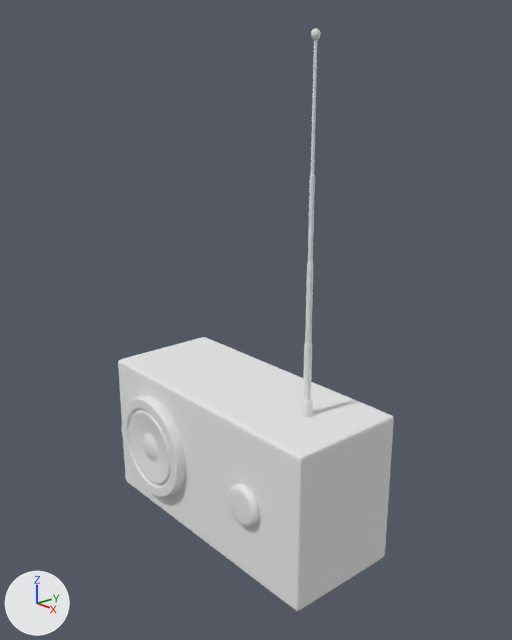
The Blender file Assets/Blend Files/radio.blend as it was, and as the next commit left it.
One viewpoint serves both versions: a 50 mm lens placed at (6.66, -5.51, 4.7), pointed at (0.2, 0.06, 1.93). Every picture has the same lights, and +X, +Y and +Z are marked at lower left.
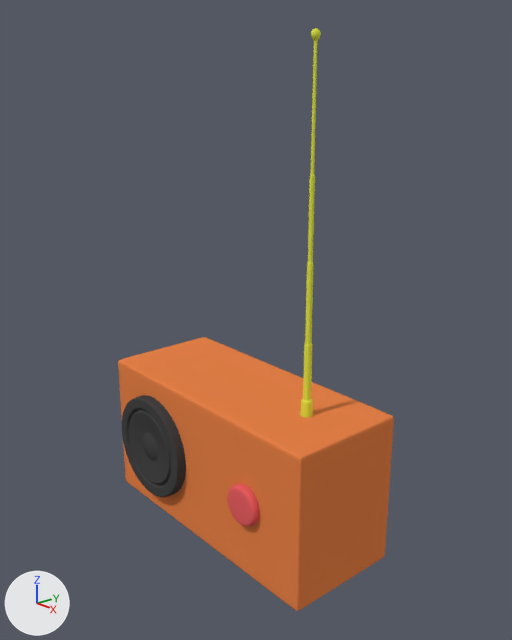
Location of each change, [x1, y1, x2, y2] in pixels of the pictures (512 x 640 px):
'Cube', recoloured (white to orange)
    both: [118, 337, 394, 611]
'Cylinder', recoloured (white to black)
    both: [122, 395, 186, 497]
'Cube.001', recoloured (white to yellow)
    both: [300, 28, 321, 418]
'Cylinder.001', recoloured (white to red)
    both: [228, 483, 260, 526]

What the commit changed:
Material 'buttonMat' (mat_buttonmat) is new.
Its base color is (0.8, 0.116, 0.123) (red #e76062).
Material 'bodyMat' (mat_bodymat) is new.
Its base color is (0.8, 0.221, 0.0649) (orange #e78148).
Material 'speaker' (mat_speaker) is new.
Its base color is (0.0578, 0.0578, 0.0578) (black #444444).
Material 'antennaMat' (mat_antennamat) is new.
Its base color is (0.75, 0.8, 0.0634) (yellow #e1e747).
me_cube_001 has 92 vertices, 90 faces and spans x -1.0..1.0, y -1.0..1.0, z -1.0..27.6.
me_cube_001 now uses material mat_antennamat (yellow #e1e747).
me_cylinder has 384 vertices, 354 faces and spans x -1.0..1.0, y -1.0..1.0, z -1.0..1.0.
me_cylinder now uses material mat_speaker (black #444444).
me_cube has 128 vertices, 126 faces and spans x -1.0..1.0, y -1.0..1.0, z -1.0..1.0.
me_cube no longer uses material mat_material (white #e7e7e7).
me_cube now uses material mat_bodymat (orange #e78148).
me_cylinder_001 has 96 vertices, 66 faces and spans x -1.0..1.0, y -1.0..1.0, z -1.0..1.18.
me_cylinder_001 now uses material mat_buttonmat (red #e76062).
